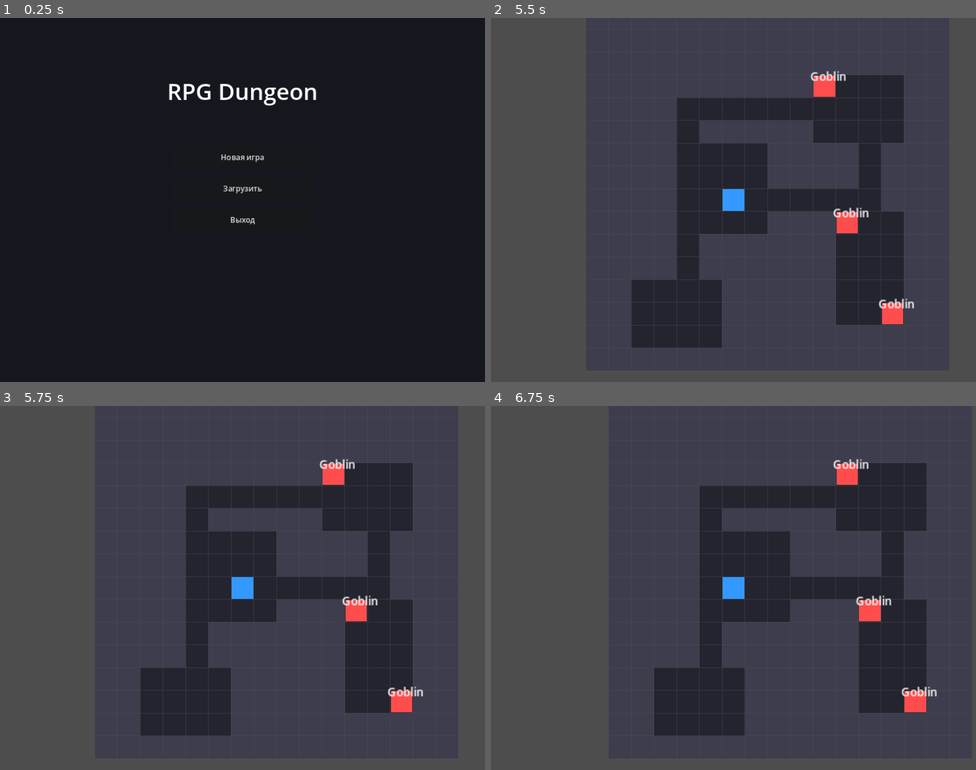
Above: before the commit, frames 1-4 (two rows, left to right).
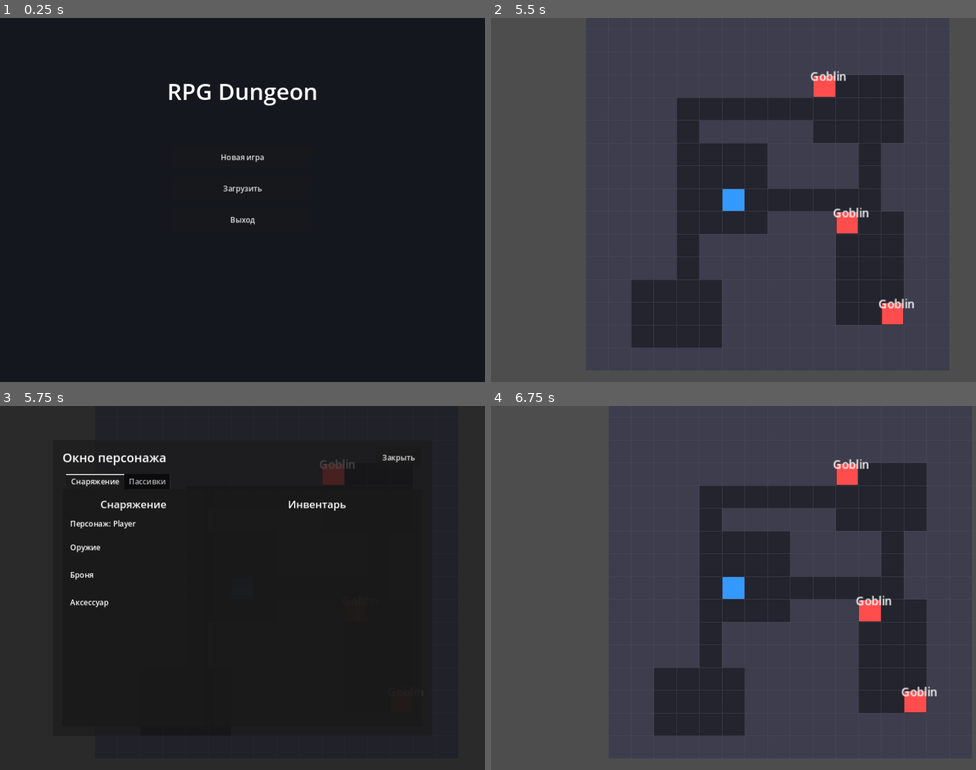
Above: after the commit, the same moments.

Repository: ProninNikita/rpgdungeon
Game: Godot game, scene res://scenes/ui/main_menu.tscn
Two runs of this game, one before a commit and one after it. Both use one fixed random seed, a clock stepped at 60 frames per second and the inputs below.
Inputs (mouse positions are in pixels of both pictures, inside the frame that each line leads up to):
- Up to frame 1 (0.25 s): no input
- Up to frame 2 (5.5 s): click "Новая игра" at 0.5 s; click "Базовый персонаж" at 1.25 s; tap Enter at 2, 3.5, 5 s; hold Right (ui_right) 2.03-2.78 s; tap Space at 2.75, 4.25 s; hold Down (ui_down) 2.78-3.53 s; hold Right (ui_right) 3.53-4.28 s; hold Up (ui_up) 4.28-5.03 s; hold Left (ui_left) from 5.03 s (still down)
- Up to frame 3 (5.75 s): keep holding Left (ui_left); tap I (inventory, bound only after the commit) at 5.65 s
- Up to frame 4 (6.75 s): release Left (ui_left) at 5.75 s; click (888, 456) at 5.75 s, where only the run after the commit has a clickable "Закрыть"; tap Space at 6.5 s; hold Left (ui_left) from 6.53 s (still down)

Frames 1-2 are identical in both runs. In frame 3, 81% of the frame differs, in the area x 0-100%, y 0-100%; in frame 4, nothing differs.

Commit message:
Add character inventory UI

Diff:
--- a/project.godot
+++ b/project.godot
@@ -55,3 +55,8 @@
 , Object(InputEventKey,"resource_local_to_scene":false,"resource_name":"","device":-1,"window_id":0,"alt_pressed":false …(183 unchanged characters)…
 ]
 }
+inventory={
+"deadzone": 0.5,
+"events": [Object(InputEventKey,"resource_local_to_scene":false,"resource_name":"","device":-1,"window_id":0,"alt_pressed":false,"shift_pressed":false,"ctrl_pressed":false,"meta_pressed":false,"pressed":false,"keycode":73,"physical_keycode":0,"key_label":0,"unicode":105,"location":0,"echo":false,"script":null)
+]
+}
--- a/scenes/levels/main_level.tscn
+++ b/scenes/levels/main_level.tscn
@@ -1,7 +1,8 @@
-[gd_scene load_steps=3 format=3 uid="uid://c3rm12wky4hpn"]
+[gd_scene load_steps=4 format=3 uid="uid://c3rm12wky4hpn"]
 
 [ext_resource type="PackedScene" uid="uid://b1o50gftlywyv" path="res://scenes/player/player.tscn" id="1_7kvbp"]
 [ext_resource type="Script" path="res://scripts/room.gd" id="2_3vwqf"]
+[ext_resource type="PackedScene" uid="uid://dfhwb7l7t0s1k" path="res://scenes/ui/inventory_ui.tscn" id="3_inventory"]
 
 [node name="MainLevel" type="Node2D"]
 script = ExtResource("2_3vwqf")
@@ -16,3 +17,7 @@
 
 [node name="Camera2D" type="Camera2D" parent="Player"]
 zoom = Vector2(1.5, 1.5)
+
+[node name="UI" type="CanvasLayer" parent="."]
+
+[node name="InventoryUI" parent="UI" instance=ExtResource("3_inventory")]
--- /dev/null
+++ b/scenes/ui/inventory_ui.tscn
@@ -0,0 +1,267 @@
+[gd_scene load_steps=2 format=3 uid="uid://dfhwb7l7t0s1k"]
+
+[ext_resource type="Script" path="res://scripts/inventory_ui.gd" id="1_inventory"]
+
+[node name="InventoryUI" type="Control"]
+layout_mode = 3
+anchors_preset = 15
+anchor_right = 1.0
+anchor_bottom = 1.0
+grow_horizontal = 2
+grow_vertical = 2
+mouse_filter = 0
+script = ExtResource("1_inventory")
+
+[node name="Dim" type="ColorRect" parent="."]
+layout_mode = 1
+anchors_preset = 15
+anchor_right = 1.0
+anchor_bottom = 1.0
+grow_horizontal = 2
+grow_vertical = 2
+mouse_filter = 0
+color = Color(0, 0, 0, 0.45)
+
+[node name="Window" type="Panel" parent="."]
+layout_mode = 0
+offset_left = 112.0
+offset_top = 72.0
+offset_right = 912.0
+offset_bottom = 696.0
+
+[node name="Header" type="HBoxContainer" parent="Window"]
+layout_mode = 0
+offset_left = 20.0
+offset_top = 16.0
+offset_right = 780.0
+offset_bottom = 58.0
+theme_override_constants/separation = 12
+
+[node name="Title" type="Label" parent="Window/Header"]
+custom_minimum_size = Vector2(650, 42)
+layout_mode = 2
+text = "Окно персонажа"
+theme_override_font_sizes/font_size = 26
+vertical_alignment = 1
+
+[node name="CloseButton" type="Button" parent="Window/Header"]
+custom_minimum_size = Vector2(96, 42)
+layout_mode = 2
+text = "Закрыть"
+
+[node name="Tabs" type="TabContainer" parent="Window"]
+layout_mode = 0
+offset_left = 20.0
+offset_top = 72.0
+offset_right = 780.0
+offset_bottom = 604.0
+
+[node name="Equipment" type="Control" parent="Window/Tabs"]
+layout_mode = 2
+
+[node name="Content" type="HBoxContainer" parent="Window/Tabs/Equipment"]
+layout_mode = 1
+anchors_preset = 15
+anchor_right = 1.0
+anchor_bottom = 1.0
+grow_horizontal = 2
+grow_vertical = 2
+theme_override_constants/separation = 18
+
+[node name="EquipmentPanel" type="Panel" parent="Window/Tabs/Equipment/Content"]
+custom_minimum_size = Vector2(300, 0)
+layout_mode = 2
+
+[node name="EquipmentContent" type="VBoxContainer" parent="Window/Tabs/Equipment/Content/EquipmentPanel"]
+layout_mode = 0
+offset_left = 16.0
+offset_top = 16.0
+offset_right = 284.0
+offset_bottom = 500.0
+theme_override_constants/separation = 12
+
+[node name="EquipmentTitle" type="Label" parent="Window/Tabs/Equipment/Content/EquipmentPanel/EquipmentContent"]
+custom_minimum_size = Vector2(268, 32)
+layout_mode = 2
+text = "Снаряжение"
+theme_override_font_sizes/font_size = 22
+horizontal_alignment = 1
+vertical_alignment = 1
+
+[node name="CharacterLabel" type="Label" parent="Window/Tabs/Equipment/Content/EquipmentPanel/EquipmentContent"]
+custom_minimum_size = Vector2(268, 28)
+layout_mode = 2
+text = "Персонаж: Player"
+vertical_alignment = 1
+
+[node name="EquipmentSlots" type="GridContainer" parent="Window/Tabs/Equipment/Content/EquipmentPanel/EquipmentContent"]
+layout_mode = 2
+columns = 2
+theme_override_constants/h_separation = 10
+theme_override_constants/v_separation = 10
+
+[node name="WeaponLabel" type="Label" parent="Window/Tabs/Equipment/Content/EquipmentPanel/EquipmentContent/EquipmentSlots"]
+custom_minimum_size = Vector2(104, 48)
+layout_mode = 2
+text = "Оружие"
+vertical_alignment = 1
+
+[node name="WeaponSlot" type="Button" parent="Window/Tabs/Equipment/Content/EquipmentPanel/EquipmentContent/EquipmentSlots"]
+custom_minimum_size = Vector2(138, 48)
+layout_mode = 2
+disabled = true
+
+[node name="ArmorLabel" type="Label" parent="Window/Tabs/Equipment/Content/EquipmentPanel/EquipmentContent/EquipmentSlots"]
+custom_minimum_size = Vector2(104, 48)
+layout_mode = 2
+text = "Броня"
+vertical_alignment = 1
+
+[node name="ArmorSlot" type="Button" parent="Window/Tabs/Equipment/Content/EquipmentPanel/EquipmentContent/EquipmentSlots"]
+custom_minimum_size = Vector2(138, 48)
+layout_mode = 2
+disabled = true
+
+[node name="AccessoryLabel" type="Label" parent="Window/Tabs/Equipment/Content/EquipmentPanel/EquipmentContent/EquipmentSlots"]
+custom_minimum_size = Vector2(104, 48)
+layout_mode = 2
+text = "Аксессуар"
+vertical_alignment = 1
+
+[node name="AccessorySlot" type="Button" parent="Window/Tabs/Equipment/Content/EquipmentPanel/EquipmentContent/EquipmentSlots"]
+custom_minimum_size = Vector2(138, 48)
+layout_mode = 2
+disabled = true
+
+[node name="InventoryPanel" type="Panel" parent="Window/Tabs/Equipment/Content"]
+custom_minimum_size = Vector2(440, 0)
+layout_mode = 2
+
+[node name="InventoryContent" type="VBoxContainer" parent="Window/Tabs/Equipment/Content/InventoryPanel"]
+layout_mode = 0
+offset_left = 16.0
+offset_top = 16.0
+offset_right = 424.0
+offset_bottom = 500.0
+theme_override_constants/separation = 12
+
+[node name="InventoryTitle" type="Label" parent="Window/Tabs/Equipment/Content/InventoryPanel/InventoryContent"]
+custom_minimum_size = Vector2(408, 32)
+layout_mode = 2
+text = "Инвентарь"
+theme_override_font_sizes/font_size = 22
+horizontal_alignment = 1
+vertical_alignment = 1
+
+[node name="InventoryGrid" type="GridContainer" parent="Window/Tabs/Equipment/Content/InventoryPanel/InventoryContent"]
+layout_mode = 2
+columns = 4
+theme_override_constants/h_separation = 10
+theme_override_constants/v_separation = 10
+
+[node name="Slot01" type="Button" parent="Window/Tabs/Equipment/Content/InventoryPanel/InventoryContent/InventoryGrid"]
+custom_minimum_size = Vector2(88, 72)
+layout_mode = 2
+disabled = true
+
+[node name="Slot02" type="Button" parent="Window/Tabs/Equipment/Content/InventoryPanel/InventoryContent/InventoryGrid"]
+custom_minimum_size = Vector2(88, 72)
+layout_mode = 2
+disabled = true
+
+[node name="Slot03" type="Button" parent="Window/Tabs/Equipment/Content/InventoryPanel/InventoryContent/InventoryGrid"]
+custom_minimum_size = Vector2(88, 72)
+layout_mode = 2
+disabled = true
+
+[node name="Slot04" type="Button" parent="Window/Tabs/Equipment/Content/InventoryPanel/InventoryContent/InventoryGrid"]
+custom_minimum_size = Vector2(88, 72)
+layout_mode = 2
+disabled = true
+
+[node name="Slot05" type="Button" parent="Window/Tabs/Equipment/Content/InventoryPanel/InventoryContent/InventoryGrid"]
+custom_minimum_size = Vector2(88, 72)
+layout_mode = 2
+disabled = true
+
+[node name="Slot06" type="Button" parent="Window/Tabs/Equipment/Content/InventoryPanel/InventoryContent/InventoryGrid"]
+custom_minimum_size = Vector2(88, 72)
+layout_mode = 2
+disabled = true
+
+[node name="Slot07" type="Button" parent="Window/Tabs/Equipment/Content/InventoryPanel/InventoryContent/InventoryGrid"]
+custom_minimum_size = Vector2(88, 72)
+layout_mode = 2
+disabled = true
+
+[node name="Slot08" type="Button" parent="Window/Tabs/Equipment/Content/InventoryPanel/InventoryContent/InventoryGrid"]
+custom_minimum_size = Vector2(88, 72)
+layout_mode = 2
+disabled = true
+
+[node name="Slot09" type="Button" parent="Window/Tabs/Equipment/Content/InventoryPanel/InventoryContent/InventoryGrid"]
+custom_minimum_size = Vector2(88, 72)
+layout_mode = 2
+disabled = true
+
+[node name="Slot10" type="Button" parent="Window/Tabs/Equipment/Content/InventoryPanel/InventoryContent/InventoryGrid"]
+custom_minimum_size = Vector2(88, 72)
+layout_mode = 2
+disabled = true
+
+[node name="Slot11" type="Button" parent="Window/Tabs/Equipment/Content/InventoryPanel/InventoryContent/InventoryGrid"]
+custom_minimum_size = Vector2(88, 72)
+layout_mode = 2
+disabled = true
+
+[node name="Slot12" type="Button" parent="Window/Tabs/Equipment/Content/InventoryPanel/InventoryContent/InventoryGrid"]
+custom_minimum_size = Vector2(88, 72)
+layout_mode = 2
+disabled = true
+
+[node name="Slot13" type="Button" parent="Window/Tabs/Equipment/Content/InventoryPanel/InventoryContent/InventoryGrid"]
+custom_minimum_size = Vector2(88, 72)
+layout_mode = 2
+disabled = true
+
+[node name="Slot14" type="Button" parent="Window/Tabs/Equipment/Content/InventoryPanel/InventoryContent/InventoryGrid"]
+custom_minimum_size = Vector2(88, 72)
+layout_mode = 2
+disabled = true
+
+[node name="Slot15" type="Button" parent="Window/Tabs/Equipment/Content/InventoryPanel/InventoryContent/InventoryGrid"]
+custom_minimum_size = Vector2(88, 72)
+layout_mode = 2
+disabled = true
+
+[node name="Slot16" type="Button" parent="Window/Tabs/Equipment/Content/InventoryPanel/InventoryContent/InventoryGrid"]
+custom_minimum_size = Vector2(88, 72)
+layout_mode = 2
+disabled = true
+
+[node name="Passives" type="Control" parent="Window/Tabs"]
+layout_mode = 2
+
+[node name="PassivesContent" type="VBoxContainer" parent="Window/Tabs/Passives"]
+layout_mode = 1
+anchors_preset = 15
+anchor_right = 1.0
+anchor_bottom = 1.0
+grow_horizontal = 2
+grow_vertical = 2
+theme_override_constants/separation = 18
+
+[node name="PassivesTitle" type="Label" parent="Window/Tabs/Passives/PassivesContent"]
+custom_minimum_size = Vector2(720, 40)
+layout_mode = 2
+text = "Пассивные способности"
+theme_override_font_sizes/font_size = 22
+horizontal_alignment = 1
+vertical_alignment = 1
+
+[node name="EmptyState" type="Label" parent="Window/Tabs/Passives/PassivesContent"]
+custom_minimum_size = Vector2(720, 220)
+layout_mode = 2
+text = "Пока нет пассивных способностей"
+horizontal_alignment = 1
+vertical_alignment = 1
--- /dev/null
+++ b/scripts/inventory_ui.gd
@@ -0,0 +1,32 @@
+extends Control
+
+signal inventory_toggled(is_open: bool)
+
+@onready var close_button = $Window/Header/CloseButton
+@onready var tabs = $Window/Tabs
+@onready var character_label = $Window/Tabs/Equipment/Content/EquipmentPanel/EquipmentContent/CharacterLabel
+
+func _ready() -> void:
+	tabs.set_tab_title(0, "Снаряжение")
+	tabs.set_tab_title(1, "Пассивки")
+	close_button.pressed.connect(close)
+	hide()
+
+func toggle() -> void:
+	if visible:
+		close()
+	else:
+		open()
+
+func open() -> void:
+	refresh_character_info()
+	show()
+	inventory_toggled.emit(true)
+
+func close() -> void:
+	hide()
+	inventory_toggled.emit(false)
+
+func refresh_character_info() -> void:
+	var player_stats = GameState.get_player_battle_stats()
+	character_label.text = "Персонаж: %s" % player_stats.get("name", "Player")
--- a/scripts/room.gd
+++ b/scripts/room.gd
@@ -12,10 +12,20 @@
 var enemies_container: Node2D
 
 @onready var player = $Player
+@onready var inventory_ui = $UI/InventoryUI
 
 func _ready():
+	inventory_ui.inventory_toggled.connect(_on_inventory_toggled)
 	GameState.ensure_level_data()
 	build_level()
+
+func _unhandled_input(event: InputEvent) -> void:
+	if event.is_action_pressed("inventory"):
+		inventory_ui.toggle()
+		get_viewport().set_input_as_handled()
+
+func _on_inventory_toggled(is_open: bool) -> void:
+	player.input_locked = is_open
 
 func build_level() -> void:
 	floor_positions.clear()
Not shown, changed: CHANGELOG.md
